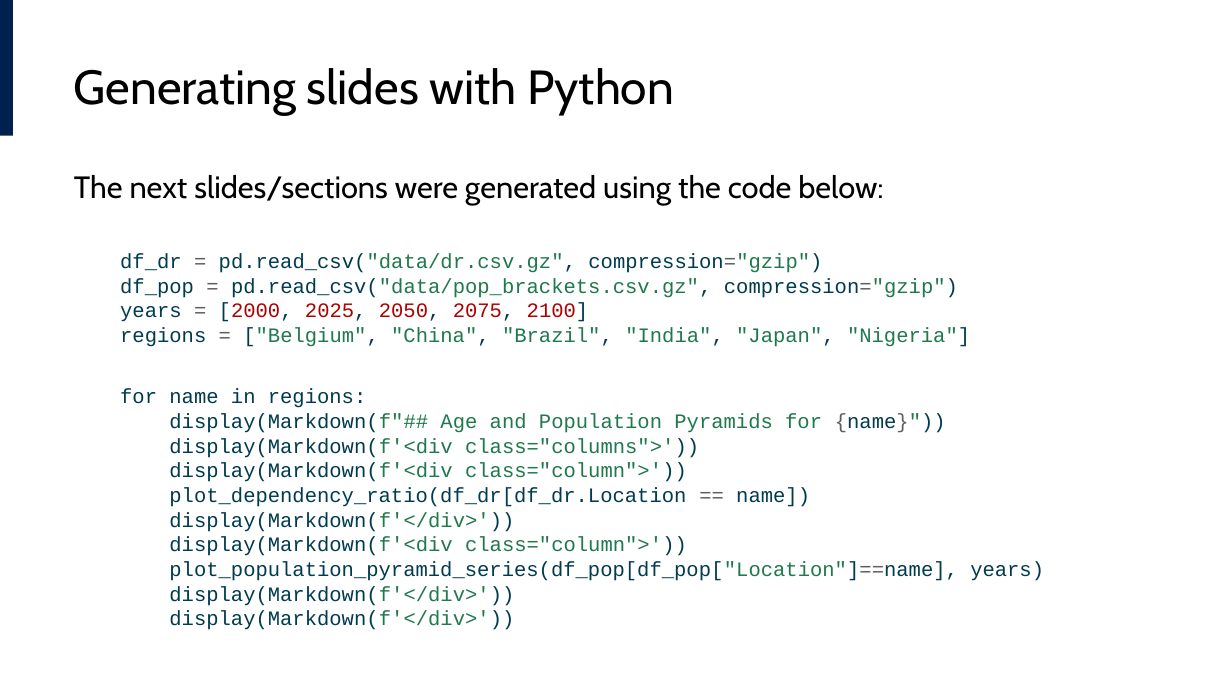
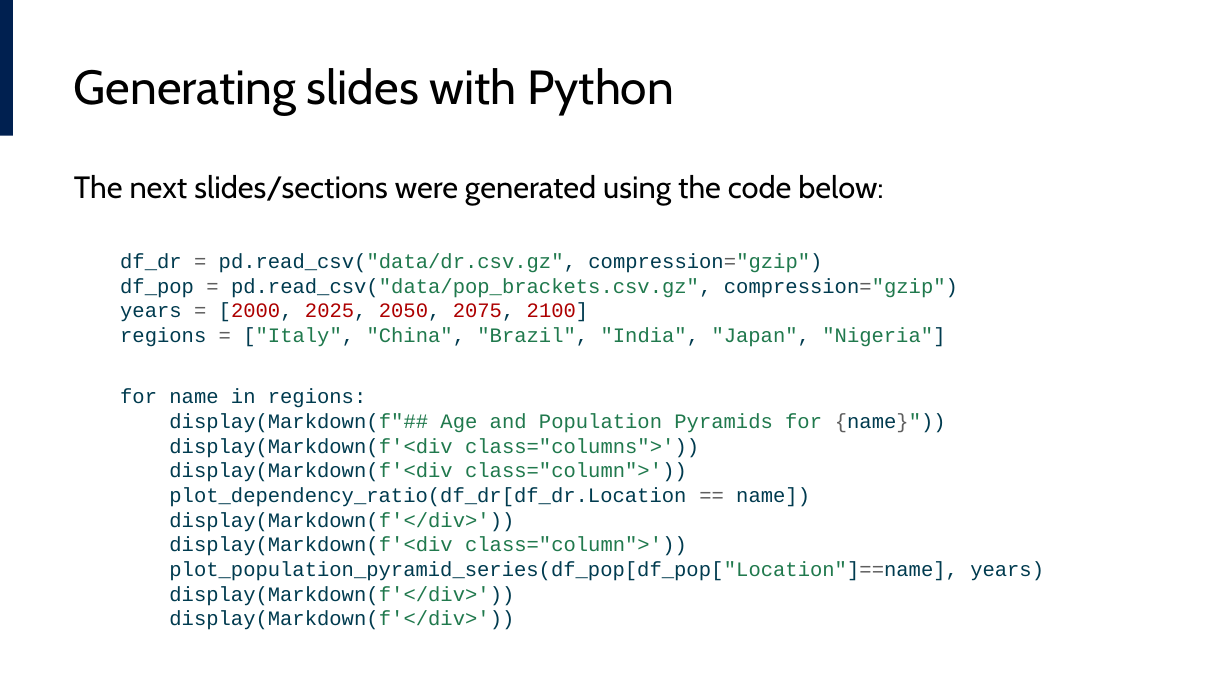
Before and after one commit to lucas-a-meyer/using-quarto, a slide deck: slide 22 of docs/presentation.pptx. Drawn at 1232x693 pixels with LibreOffice and Linux fonts; fonts in the diff are those of the drawing. Boxes give left, top, right and bottom in pixels: in the first picture for what was removed or moved away, otherwise in the second. Text is boxed around its words. In the diff, an @@ line names an element or a change of style, - is before the commit and + after.

```diff
--- a/docs/presentation.pptx
+++ b/docs/presentation.pptx
@@ text at (120,253,1044,630): text changed @@
-df_dr = pd.read_csv("data/dr.csv.gz", compression="gzip")
-df_pop = pd.read_csv("data/pop_brackets.csv.gz", compression="gzip")
-years = [2000, 2025, 2050, 2075, 2100]
-regions = ["Belgium", "China", "Brazil", "India", "Japan", "Nigeria"]
-for name in regions:
-display(Markdown(f"## Age and Population Pyramids for {name}"))
-display(Markdown(f'<div class="columns">'))
-display(Markdown(f'<div class="column">'))
-plot_dependency_ratio(df_dr[df_dr.Location == name])
-display(Markdown(f'</div>'))
-display(Markdown(f'<div class="column">'))
-plot_population_pyramid_series(df_pop[df_pop["Location"]==name], years)
-display(Markdown(f'</div>'))
-display(Markdown(f'</div>'))
+df_dr = pd.read_csv("data/dr.csv.gz", compression="gzip")
+df_pop = pd.read_csv("data/pop_brackets.csv.gz", compression="gzip")
+years = [2000, 2025, 2050, 2075, 2100]
+regions = ["Italy", "China", "Brazil", "India", "Japan", "Nigeria"]
+for name in regions:
+display(Markdown(f"## Age and Population Pyramids for {name}"))
+display(Markdown(f'<div class="columns">'))
+display(Markdown(f'<div class="column">'))
+plot_dependency_ratio(df_dr[df_dr.Location == name])
+display(Markdown(f'</div>'))
+display(Markdown(f'<div class="column">'))
+plot_population_pyramid_series(df_pop[df_pop["Location"]==name], years)
+display(Markdown(f'</div>'))
+display(Markdown(f'</div>'))
```
Also in this commit, not shown: 8 other slides changed, 27 other files.
